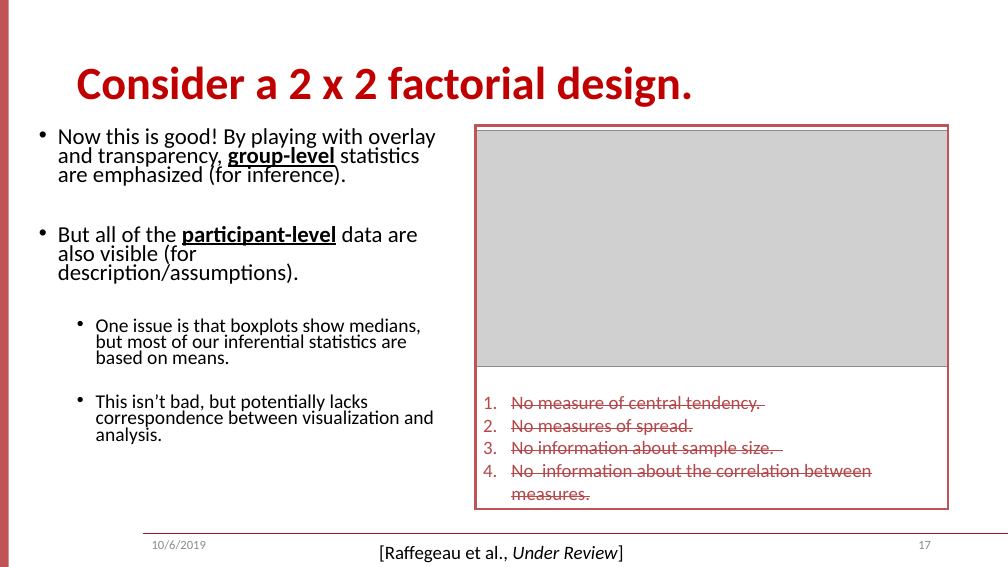
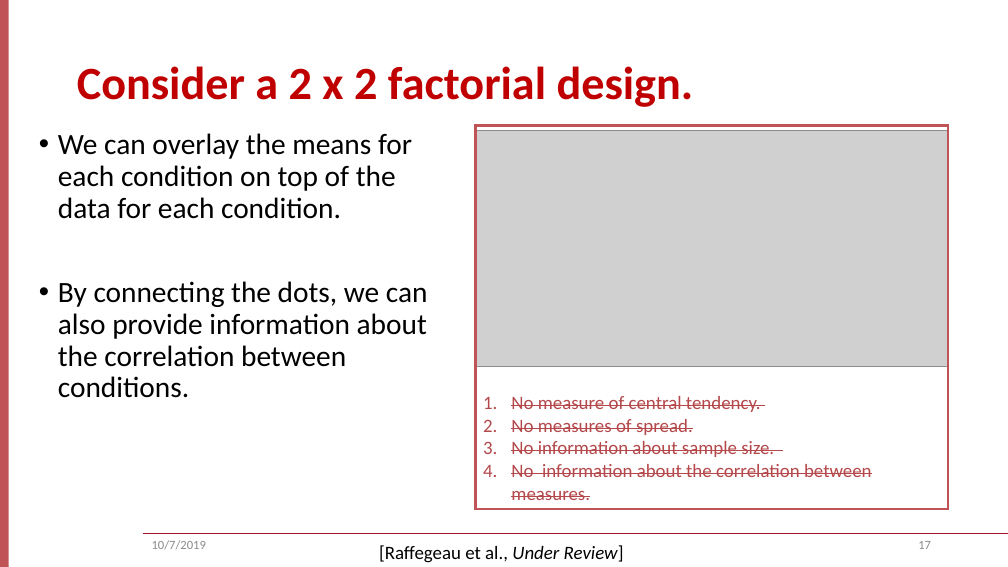
Before and after one commit to keithlohse/ASNR, a slide deck: slide 17 of ASNR_2019_workshop/lohse_ASNR_2019.pptx. Drawn at 1008x567 pixels with LibreOffice and Linux fonts; fonts in the diff are those of the drawing; grey boxes stand for pictures; background and template pictures are left out. Boxes give left, top, right and bottom in pixels: in the first picture for what was removed or moved away, otherwise in the second. Text is boxed around its words. In the diff, an @@ line names an element or a change of style, - is before the commit and + after.

```diff
--- a/ASNR_2019_workshop/lohse_ASNR_2019.pptx
+++ b/ASNR_2019_workshop/lohse_ASNR_2019.pptx
@@ text at box(58, 133, 428, 398): text changed; size 21.7 to 28 pt @@
-• Now this is good! By playing with overlay and transparency, group-level statistics are emphasized (for inference).
-• But all of the participant-level data are also visible (for description/assumptions).
-  • One issue is that boxplots show medians, but most of our inferential statistics are based on means.
-  • This isn’t bad, but potentially lacks correspondence between visualization and analysis.
+• We can overlay the means for each condition on top of the data for each condition.
+• By connecting the dots, we can also provide information about the correlation between conditions.
@@ text at box(152, 540, 206, 550): text changed @@
-10/6/2019
+10/7/2019
```
Also in this commit, not shown: 26 other slides changed, 1 other file.
